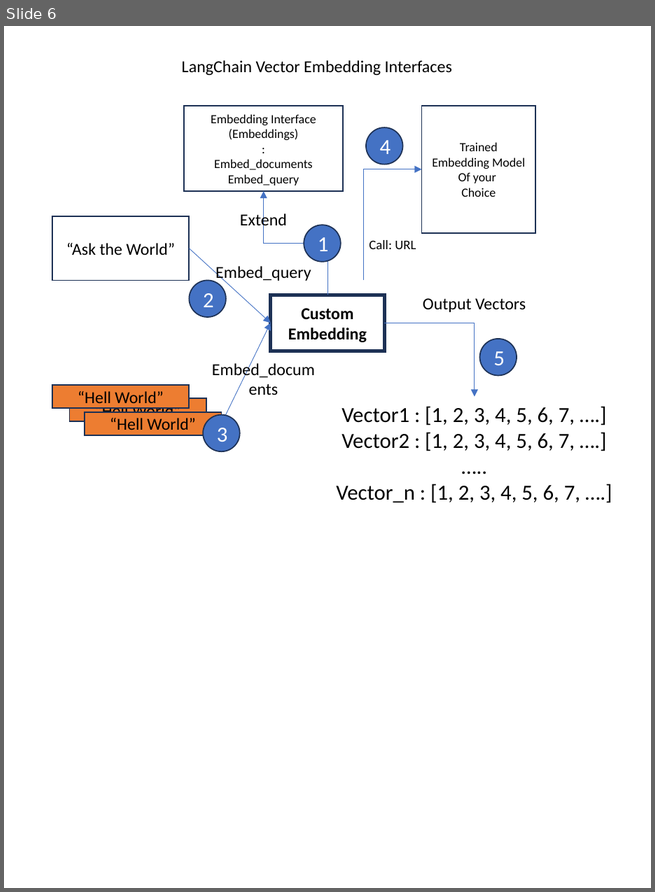
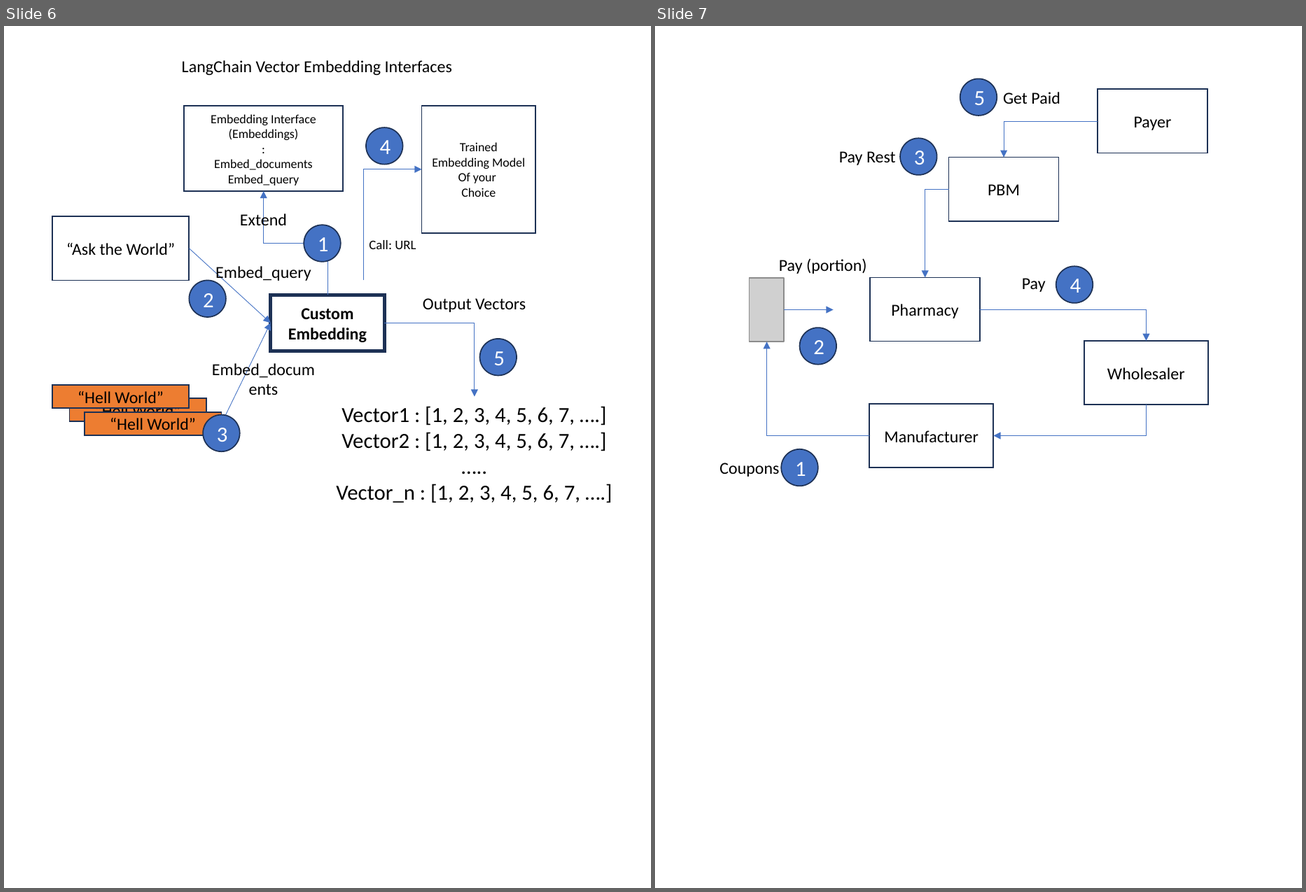
Before and after one commit to SatyaKomatineni/articles-repo, a slide deck: general-tech-figures.pptx. Shown side by side, each under a label of ours: slide 6 before the commit, slides 6 and 7 after it. The pictures are 655x892 and 1306x892 pixels, drawn with LibreOffice and Linux fonts; fonts in the diff are those of the drawing; grey boxes stand for pictures. Boxes give left, top, right and bottom in pixels: in the first picture for what was removed or moved away, otherwise in the second. Text is boxed around its words. In the diff, an @@ line names an element or a change of style, - is before the commit and + after.

Commit message:
Not sure what all the changes are.
Pharmacy coupons. 8/17/24

```diff
--- a/general-tech-figures.pptx
+++ b/general-tech-figures.pptx
@@ slide 7 added at [655, 26, 1302, 888], background #FFFFFF @@
@@ ellipse added at [960, 78, 997, 116], fill #4472C4, outline #1E3256 1 pt, 18 pt, text #FFFFFF @@
+5
@@ text added at [1003, 92, 1060, 104], 14 pt, text #000000 @@
+Get Paid
@@ rectangle added at [1097, 89, 1207, 153], outline #1E3256 1 pt, 14 pt, text #000000 @@
+Payer
@@ elbow arrow added from (1097, 121) to (1004, 157), #4472C4 0.5 pt @@
@@ text added at [839, 151, 896, 165], 14 pt, text #000000 @@
+Pay Rest
@@ ellipse added at [900, 138, 937, 175], fill #4472C4, outline #1E3256 1 pt, 18 pt, text #FFFFFF @@
+3
@@ rectangle added at [949, 157, 1059, 221], outline #1E3256 1 pt, 14 pt, text #000000 @@
+PBM
@@ elbow arrow added from (949, 189) to (925, 278), #4472C4 0.5 pt @@
@@ text added at [779, 258, 867, 274], 14 pt, text #000000 @@
+Pay (portion)
@@ ellipse added at [1056, 267, 1093, 304], fill #4472C4, outline #1E3256 1 pt, 18 pt, text #FFFFFF @@
+4
@@ picture added at [750, 278, 785, 342] @@
@@ rectangle added at [870, 278, 979, 342], outline #1E3256 1 pt, 14 pt, text #000000 @@
+Pharmacy
@@ text added at [1022, 278, 1046, 292], 14 pt, text #000000 @@
+Pay
@@ arrow added from (784, 310) to (833, 310), #4472C4 0.5 pt @@
@@ elbow arrow added from (980, 310) to (1146, 341), #4472C4 0.5 pt @@
@@ ellipse added at [800, 328, 837, 365], fill #4472C4, outline #1E3256 1 pt, 18 pt, text #FFFFFF @@
+2
@@ elbow arrow added from (870, 436) to (766, 342), #4472C4 0.5 pt @@
@@ rectangle added at [1083, 341, 1208, 405], outline #1E3256 1 pt, 14 pt, text #000000 @@
+Wholesaler
@@ rectangle added at [870, 404, 994, 468], outline #1E3256 1 pt, 14 pt, text #000000 @@
+Manufacturer
@@ elbow arrow added from (1146, 405) to (993, 436), #4472C4 0.5 pt @@
@@ text added at [719, 463, 779, 477], 14 pt, text #000000 @@
+Coupons
@@ ellipse added at [781, 450, 818, 487], fill #4472C4, outline #1E3256 1 pt, 18 pt, text #FFFFFF @@
+1
```
Also in this commit, not shown: 1 slide removed, 6 other files.
